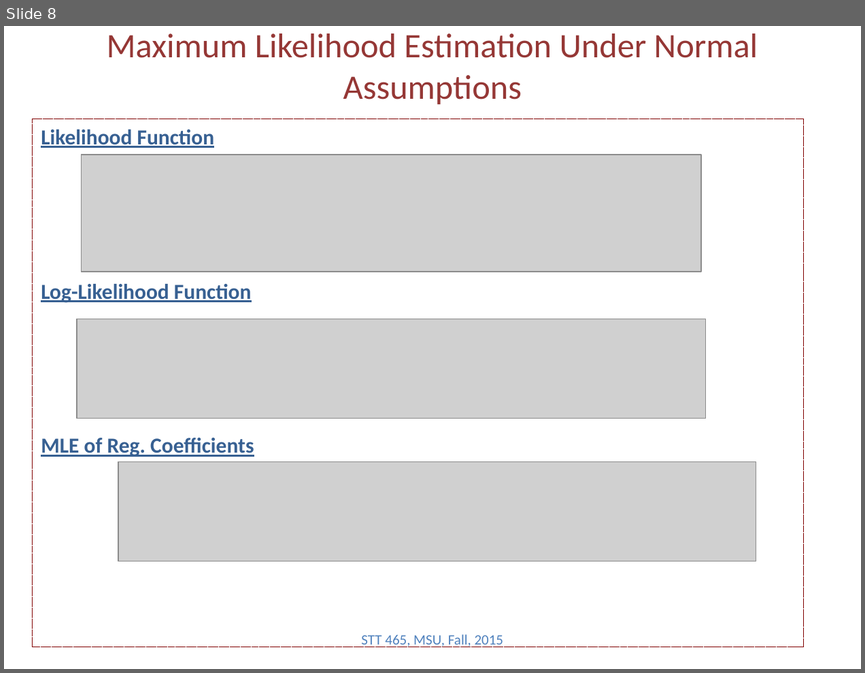
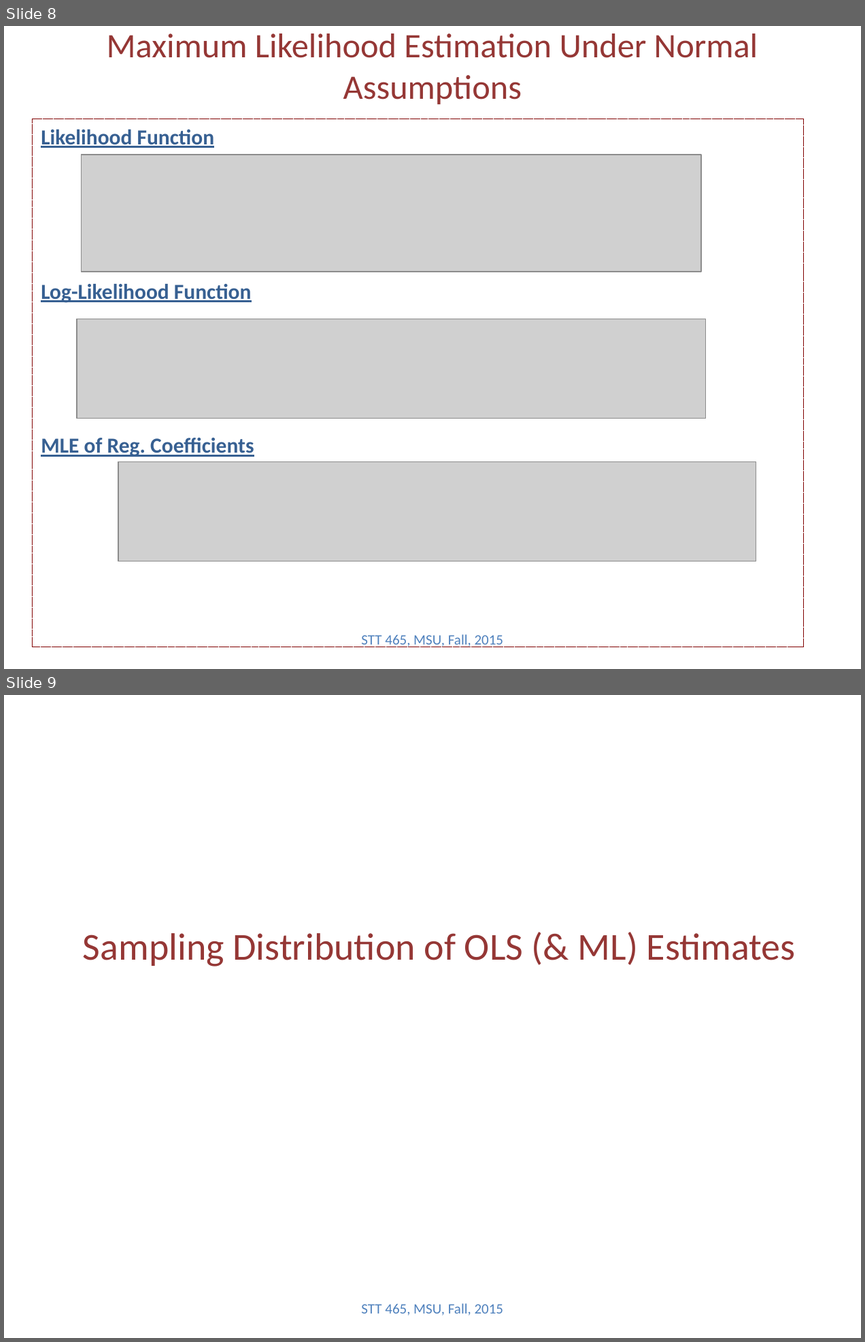
Before and after one commit to Boukos/STT465, a slide deck: STT465_9.pptx. Shown one above the other, each under a label of ours: slide 8 before the commit, slides 8 and 9 after it. The pictures are 865x673 and 865x1342 pixels, drawn with LibreOffice and Linux fonts; fonts in the diff are those of the drawing; grey boxes stand for pictures. Boxes give left, top, right and bottom in pixels: in the first picture for what was removed or moved away, otherwise in the second. Text is boxed around its words. In the diff, an @@ line names an element or a change of style, - is before the commit and + after.

```diff
--- a/STT465_9.pptx
+++ b/STT465_9.pptx
@@ slide 9 added at bbox=[4, 695, 861, 1338], background #FFFFFF @@
@@ title added at bbox=[83, 932, 796, 966], 32 pt, text #953735 @@
+Sampling Distribution of OLS (& ML) Estimates
@@ text added at bbox=[361, 1303, 504, 1315], 12 pt, text #4F81BD @@
+STT 465, MSU, Fall, 2015
```
Also in this commit, not shown: 8 other slides added, 4 other files.
